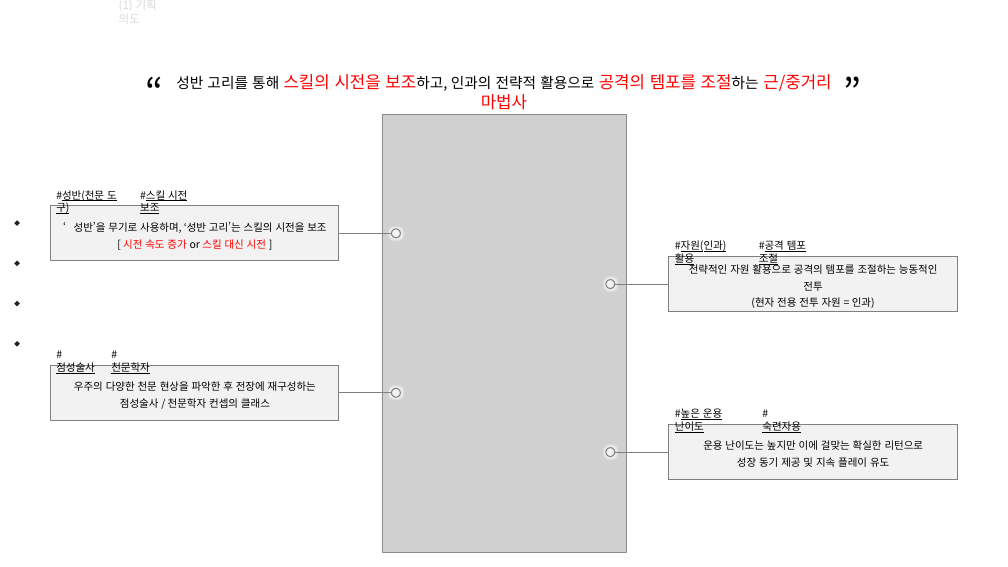
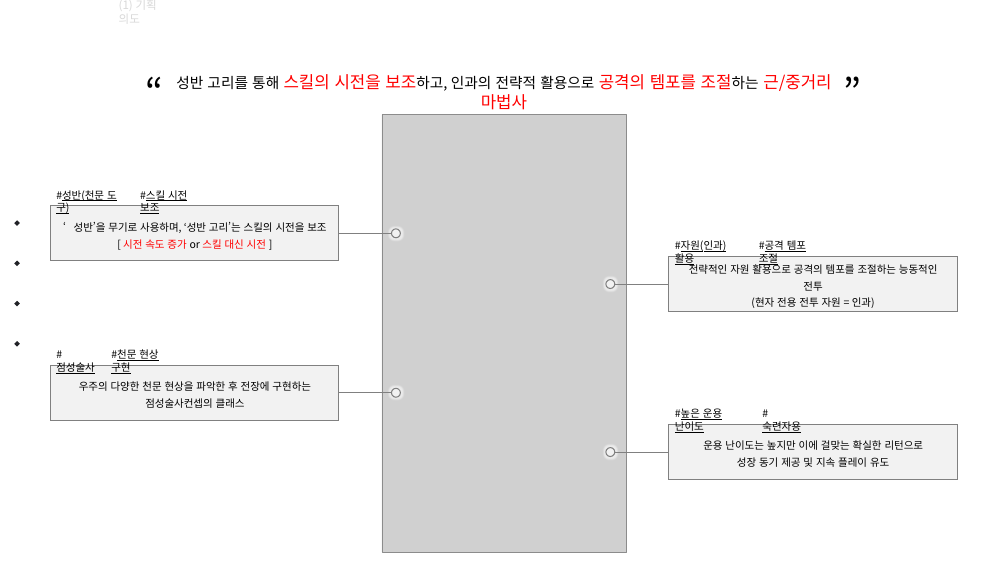
Before and after one commit to hjs0913/GameDesign, a slide deck: slide 3 of 크로노오디세이_전투기획자/사전과제/[과제전형] [Chrono Odyssey] 캐릭터 전투 기획자 모집 _ 홍진선 과제 제출.pptx. Drawn at 1008x567 pixels with LibreOffice and Linux fonts; fonts in the diff are those of the drawing; grey boxes stand for pictures; background and template pictures are left out. Boxes give left, top, right and bottom in pixels: in the first picture for what was removed or moved away, otherwise in the second. Text is boxed around its words. In the diff, an @@ line names an element or a change of style, - is before the commit and + after.

Commit message:
클래스 소개 작성 중

```diff
--- a/크로노오디세이_전투기획자/사전과제/[과제전형] [Chrono Odyssey] 캐릭터 전투 기획자 모집 _ 홍진선 과제 제출.pptx
+++ b/크로노오디세이_전투기획자/사전과제/[과제전형] [Chrono Odyssey] 캐릭터 전투 기획자 모집 _ 홍진선 과제 제출.pptx
@@ text at [111, 349, 158, 374]: text changed @@
-#천문학자
+#천문 현상 구현
@@ text at [79, 381, 311, 408]: text changed @@
-우주의 다양한 천문 현상을 파악한 후 전장에 재구성하는
-점성술사 / 천문학자 컨셉의 클래스
+우주의 다양한 천문 현상을 파악한 후 전장에 구현하는
+점성술사컨셉의 클래스
```
Also in this commit, not shown: 2 other slides changed, 3 slides added, 2 other files.
